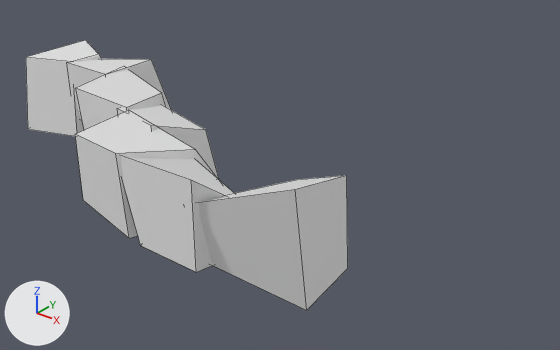
An edit to the FBX model Assets/waterside rock.fbx, drawn before and after from the same camera.
Both versions are drawn from a camera (50 mm lens) standing at (12.99, -16.27, 12.03) and looking at (-0.98, 1.2, 1.21). Lighting does not change. The marker at lower left points along +X, +Y and +Z. Mesh edges are drawn as thin lines.

Before the edit, the objects in view are built like this:
```python
me_cube = bpy.data.meshes.new('Cube')
me_cube.from_pydata(...)  # 56 vertices, 42 faces; spans x -1.9..13.2, y -5.1..2.1, z -2.4..1.2
me_cube.materials.append(mat_material)  # white #e7e7e7
ob_cube = bpy.data.objects.new('Cube', me_cube)
ob_cube.location = (-9.49, 0.0, 3.01)
```
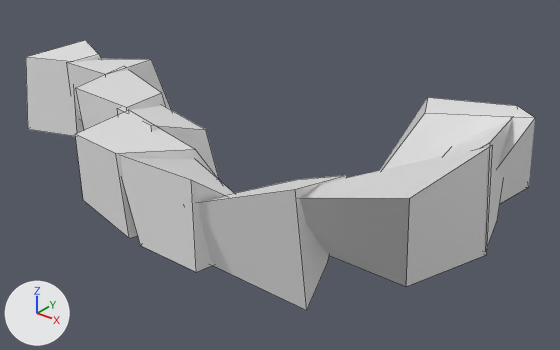
Changed parts and their boxes [x1, y1, x2, y2] in the pictures (560 x 350 px):
'Cube', reshaped (58% wider): before [26, 40, 348, 310]; after [26, 40, 535, 310]
part 1 of me_cube, built on: before [295, 175, 348, 310]; after [295, 97, 535, 309]

Edits to the bpy script that builds the scene:
```text
Change me_cube:
    used by ob_cube; location = (-9.49, 0.0, 3.01)
    remove me_cube.from_pydata(...)  # 56 vertices, 42 faces; spans x -1.9..13.2, y -5.1..2.1, z -2.4..1.2
    add me_cube.from_pydata(...)  # 80 vertices, 60 faces; spans x -1.9..15.7, y -5.1..6.1, z -3.0..1.4
    me_cube part 1
    1 vertex moves from x 12.8, y -1.2, z -2.4 to x 12.2, y -1.3, z -2.4
    24 vertices are added at x 10.8..15.7, y -3.8..6.1, z -3.0..1.4
    18 new faces join them
```
